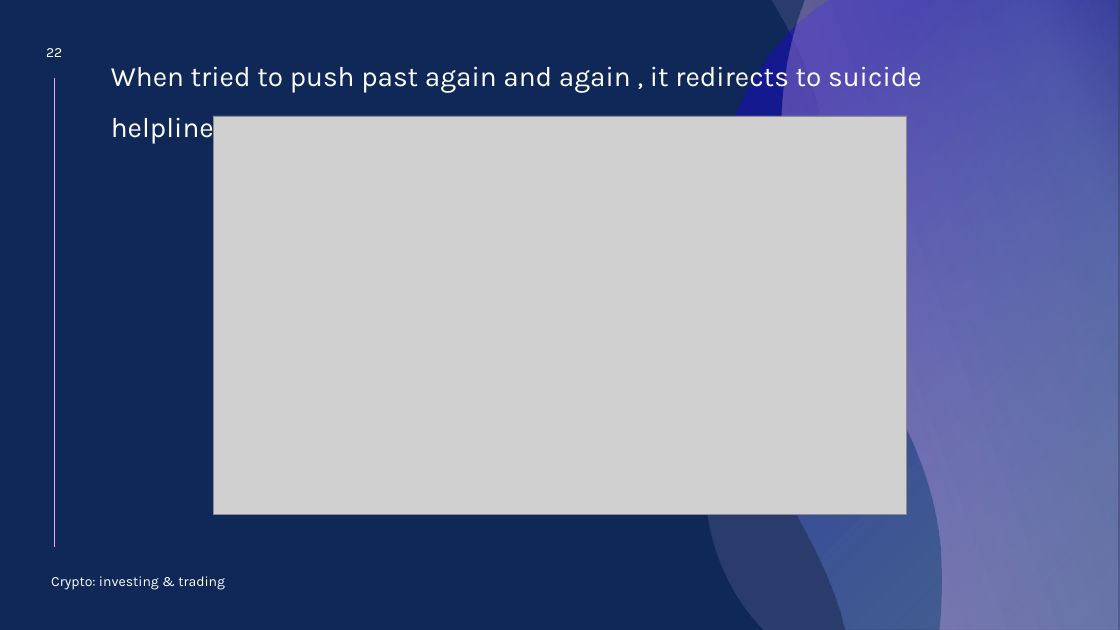
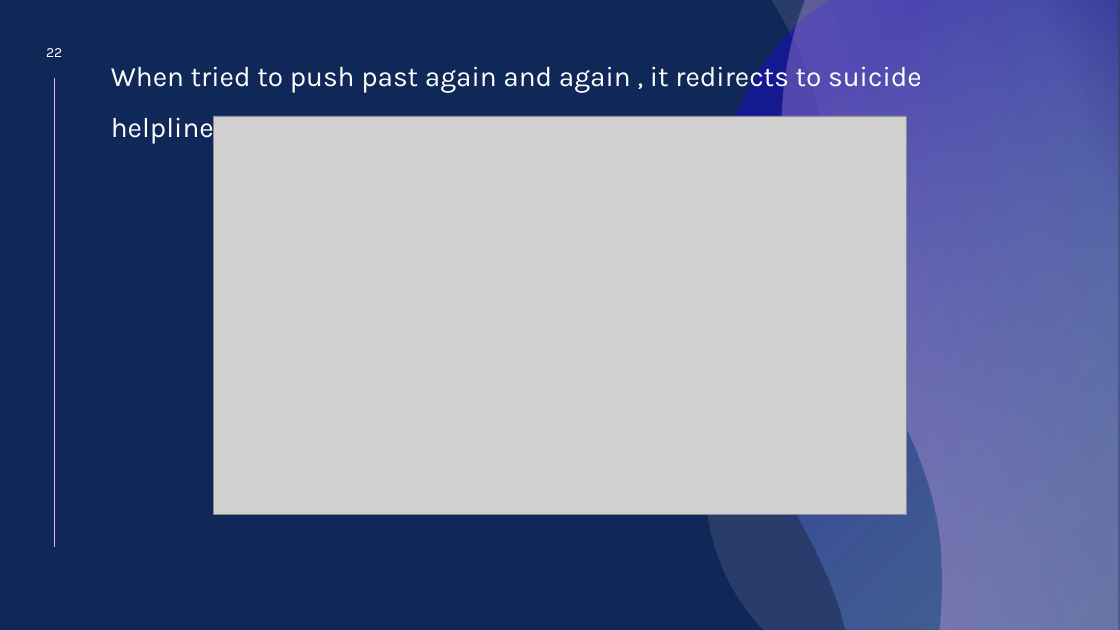
Before and after one commit to Arun-2208/Semester_4_CodeWork_and_CourseWork-, a slide deck: slide 22 of ICT80004-Internship_Project/Mid_Internship_Project_Review/Mid_Internship_Project_Review_104837257.pptx. Drawn at 1120x630 pixels with LibreOffice and Linux fonts; fonts in the diff are those of the drawing; grey boxes stand for pictures. Boxes give left, top, right and bottom in pixels: in the first picture for what was removed or moved away, otherwise in the second. Text is boxed around its words. In the diff, an @@ line names an element or a change of style, - is before the commit and + after.

```diff
--- a/ICT80004-Internship_Project/Mid_Internship_Project_Review/Mid_Internship_Project_Review_104837257.pptx
+++ b/ICT80004-Internship_Project/Mid_Internship_Project_Review/Mid_Internship_Project_Review_104837257.pptx
@@ text removed at (51, 576, 225, 590) @@
-Crypto: investing & trading
```
Also in this commit, not shown: 17 other files.
